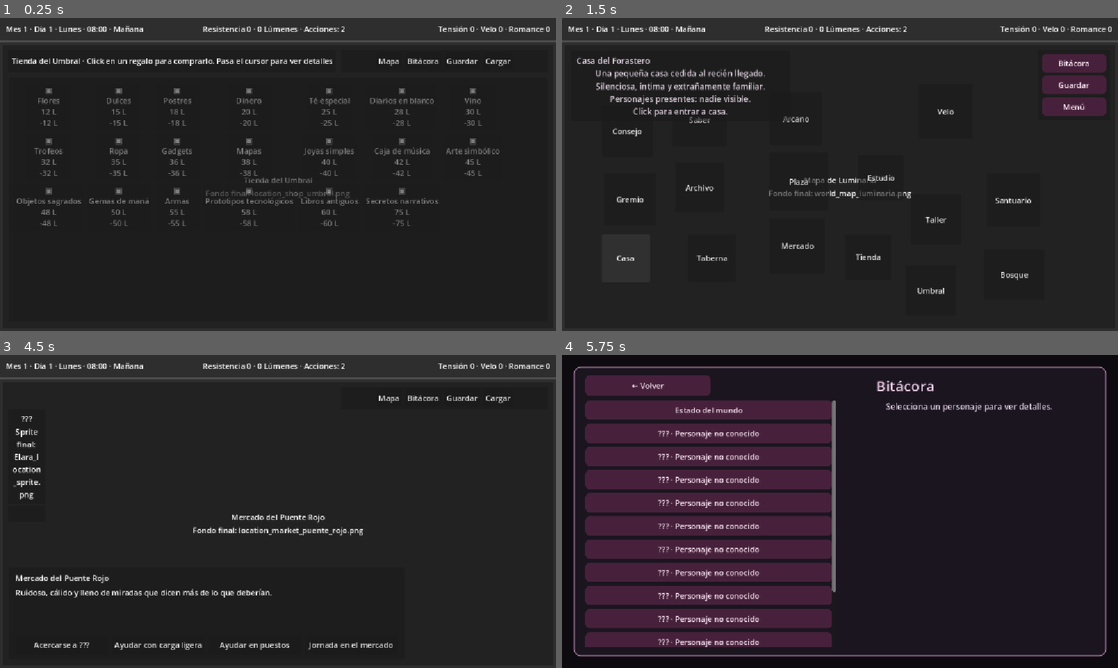
Above: before the commit, frames 1-4 (two rows, left to right).
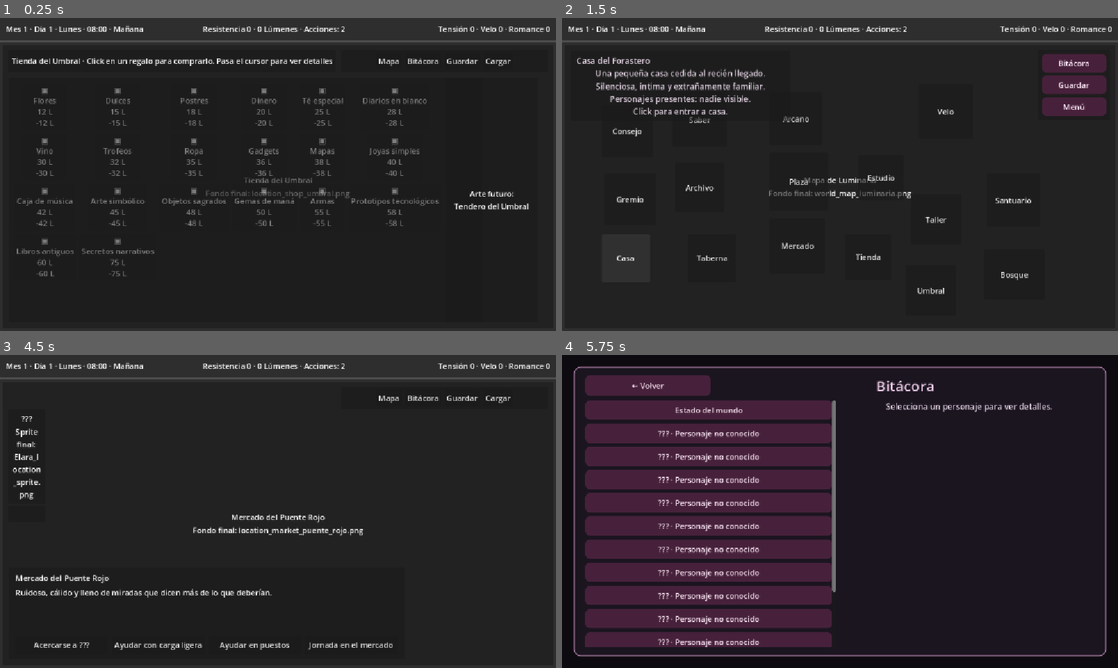
Above: after the commit, the same moments.

Repository: JoshSnowMex/isekai-novel
Game: Godot game, scene res://scenes/shop/ShopScene.tscn
Same seed, same stepped clock (60 frames per second), same inputs: the game is played once before the commit and once after it. This scene is started directly instead of the project's main scene.
Inputs (mouse positions are in pixels of both pictures, inside the frame that each line leads up to):
- Up to frame 1 (0.25 s): no input
- Up to frame 2 (1.5 s): click "Mapa" at 0.5 s; click "Casa" at 1.25 s
- Up to frame 3 (4.5 s): click "Saber" at 2 s; click (27, 439) at 2.77 s; click "Mapa" at 3.5 s; click "Mercado" at 4.25 s
- Up to frame 4 (5.75 s): click "Bitácora" at 5 s

The runs differ from the first frame. In frame 1, 4.2% of the frame differs, in the area x 3-96%, y 22-83%; in frame 2, nothing differs; in frame 3, less than 0.1%; in frame 4, nothing differs.
Error in both runs: Invalid access to property or key 'relationships' on a base object of type 'Dictionary'. (res://core/game_manager.gd:194)

Commit message:
Update shop_scene.gd

Diff:
--- a/scenes/shop/shop_scene.gd
+++ b/scenes/shop/shop_scene.gd
@@ -19,6 +19,8 @@
 var current_message: String = ""
 var preview_item_id: String = ""
 
+var vendor_placeholder: PanelContainer
+var vendor_label: Label
 
 func _ready() -> void:
 	setup_fullscreen_root()
@@ -71,6 +73,7 @@
 	build_info_panel()
 	build_global_action_panel()
 	build_shop_panel()
+	build_vendor_placeholder()
 
 	call_deferred("refresh_layout_after_frame")
 
@@ -315,22 +318,26 @@
 	var owned: int = get_inventory_amount(item_id)
 	var money: int = int(GameManager.player.get("money", 0))
 
-	var text: String = "%s · %s Lúmenes" % [
+	var text: String = "%s · %s L" % [
 		item_name,
 		price
 	]
 
-	if description != "":
-		text += " · %s" % description
-
 	if owned > 0:
 		text += " · Tienes %s" % owned
 
 	if money < price:
-		text += " · Faltan %s Lúmenes" % max(price - money, 0)
+		text += " · Faltan %s L" % max(price - money, 0)
+
+	var short_description: String = description
+
+	if short_description.length() > 74:
+		short_description = short_description.substr(0, 71) + "..."
+
+	if short_description != "":
+		text += " · %s" % short_description
 
 	info_label.text = text
-
 
 func buy_item(item_id: String) -> void:
 	var item: Dictionary = DataManager.get_item(item_id)
@@ -480,8 +487,17 @@
 		top_y
 	)
 
-	var panel_width: float = max(360.0, shop_layer.size.x - 24.0)
-	var panel_height: float = max(300.0, shop_layer.size.y - top_height - 36.0)
+	var vendor_reserved_width: float = 210.0
+
+	if shop_layer.size.x < 900:
+		vendor_reserved_width = 0.0
+
+	var panel_width: float = max(
+		360.0,
+		shop_layer.size.x - vendor_reserved_width - 36.0
+	)
+
+	var panel_height: float = max(300.0, shop_layer.size.y - top_height - 34.0)
 
 	shop_panel.size = Vector2(panel_width, panel_height)
 	shop_panel.position = Vector2(
@@ -489,17 +505,28 @@
 		top_y + top_height + 12.0
 	)
 
-	if panel_width >= 980:
-		item_grid.columns = 7
-	elif panel_width >= 820:
+	if panel_width >= 860:
 		item_grid.columns = 6
-	elif panel_width >= 680:
+	elif panel_width >= 700:
 		item_grid.columns = 5
 	elif panel_width >= 540:
 		item_grid.columns = 4
 	else:
 		item_grid.columns = 3
 
+	if vendor_placeholder != null:
+		if vendor_reserved_width <= 0.0:
+			vendor_placeholder.visible = false
+		else:
+			vendor_placeholder.visible = true
+			vendor_placeholder.size = Vector2(
+				vendor_reserved_width - 24.0,
+				panel_height
+			)
+			vendor_placeholder.position = Vector2(
+				shop_panel.position.x + panel_width + 12.0,
+				shop_panel.position.y
+			)
 
 func _notification(what: int) -> void:
 	if what == NOTIFICATION_RESIZED:
@@ -527,3 +554,22 @@
 		item_scroll.vertical_scroll_mode = ScrollContainer.SCROLL_MODE_AUTO
 	else:
 		item_scroll.vertical_scroll_mode = ScrollContainer.SCROLL_MODE_SHOW_NEVER
+
+func build_vendor_placeholder() -> void:
+	vendor_placeholder = PanelContainer.new()
+	vendor_placeholder.custom_minimum_size = Vector2(190, 300)
+	shop_layer.add_child(vendor_placeholder)
+
+	var margin: MarginContainer = MarginContainer.new()
+	margin.add_theme_constant_override("margin_left", 10)
+	margin.add_theme_constant_override("margin_top", 10)
+	margin.add_theme_constant_override("margin_right", 10)
+	margin.add_theme_constant_override("margin_bottom", 10)
+	vendor_placeholder.add_child(margin)
+
+	vendor_label = Label.new()
+	vendor_label.text = "Arte futuro:\nTendero del Umbral"
+	vendor_label.horizontal_alignment = HORIZONTAL_ALIGNMENT_CENTER
+	vendor_label.vertical_alignment = VERTICAL_ALIGNMENT_CENTER
+	vendor_label.autowrap_mode = TextServer.AUTOWRAP_WORD_SMART
+	margin.add_child(vendor_label)
